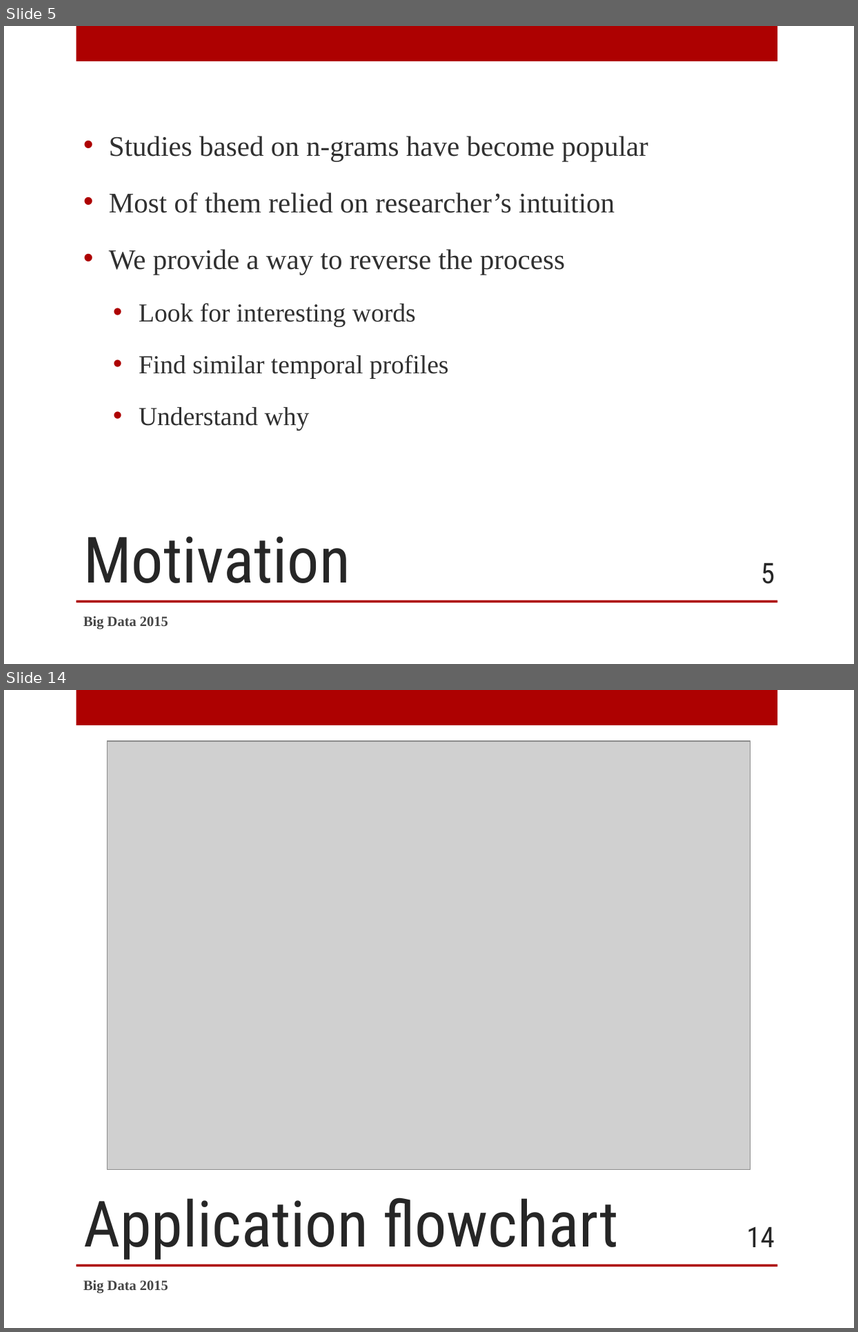
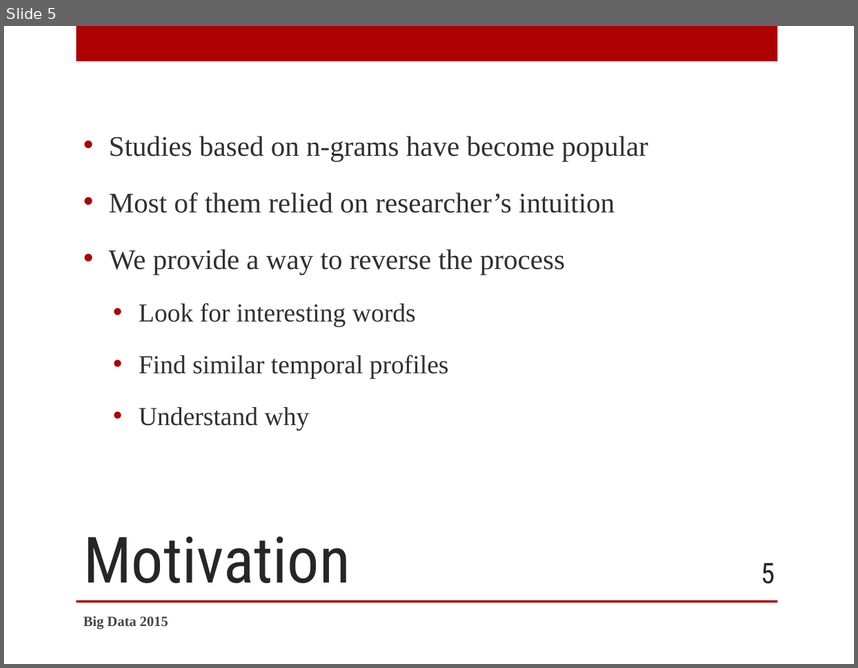
Before and after one commit to SidneyBovet/smargn, a slide deck: presentation/smargn-presentation.pptx. Shown one above the other, each under a label of ours: slides 5 and 14 before the commit, slide 5 after it; the slides between them are not shown. The pictures are 858x1332 and 858x668 pixels, drawn with LibreOffice and Linux fonts; fonts in the diff are those of the drawing; grey boxes stand for pictures; background and template pictures are left out. Boxes give left, top, right and bottom in pixels: in the first picture for what was removed or moved away, otherwise in the second. Text is boxed around its words. In the diff, an @@ line names an element or a change of style, - is before the commit and + after.

```diff
--- a/presentation/smargn-presentation.pptx
+++ b/presentation/smargn-presentation.pptx
@@ slide 14 removed at bbox=[4, 690, 854, 1328], background picture (left out); not listed: 2 template elements that a slide beside it also shows @@
@@ picture removed at bbox=[107, 741, 751, 1170] @@
@@ title removed at bbox=[83, 1197, 619, 1259] @@
-Application flowchart
@@ page number removed at bbox=[746, 1226, 775, 1247] @@
-14
@@ text removed at bbox=[83, 1280, 168, 1293] @@
-Big Data 2015
```
Also in this commit, not shown: 1 slide changed, 9 other slides removed, 2 other files.
